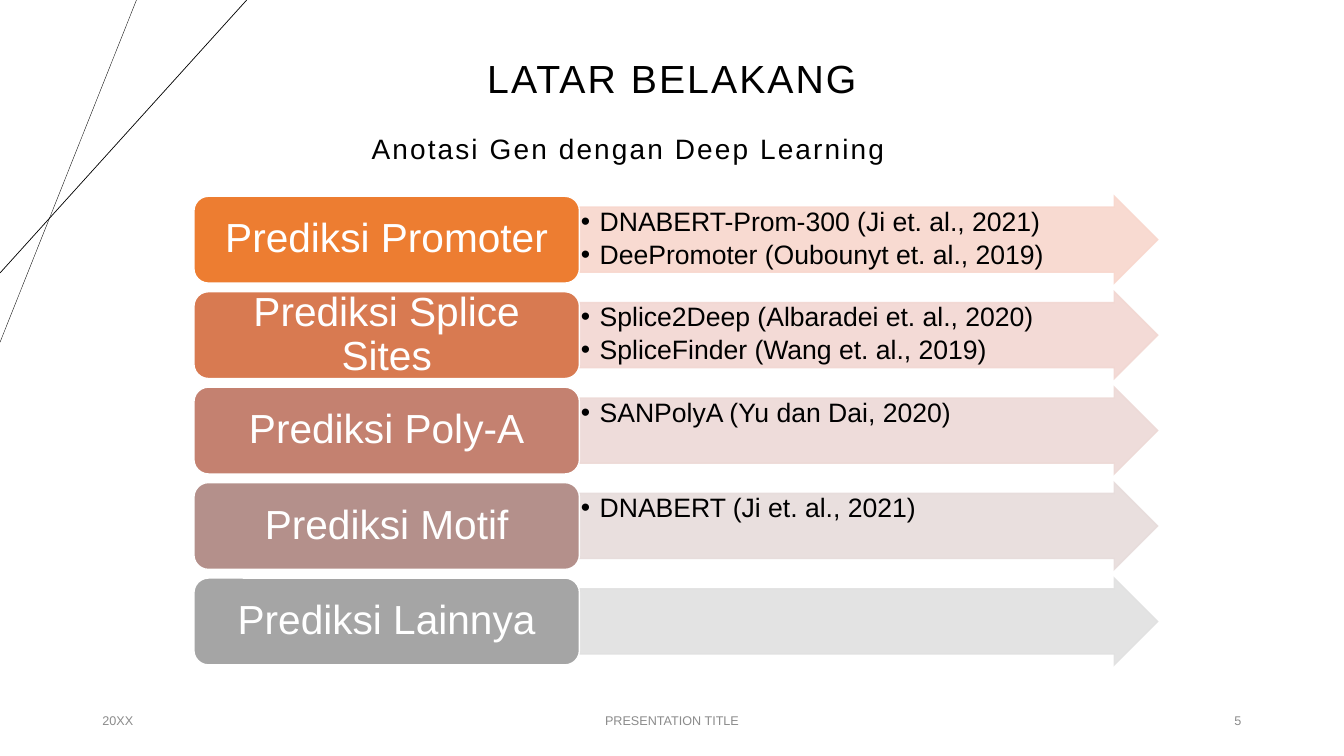
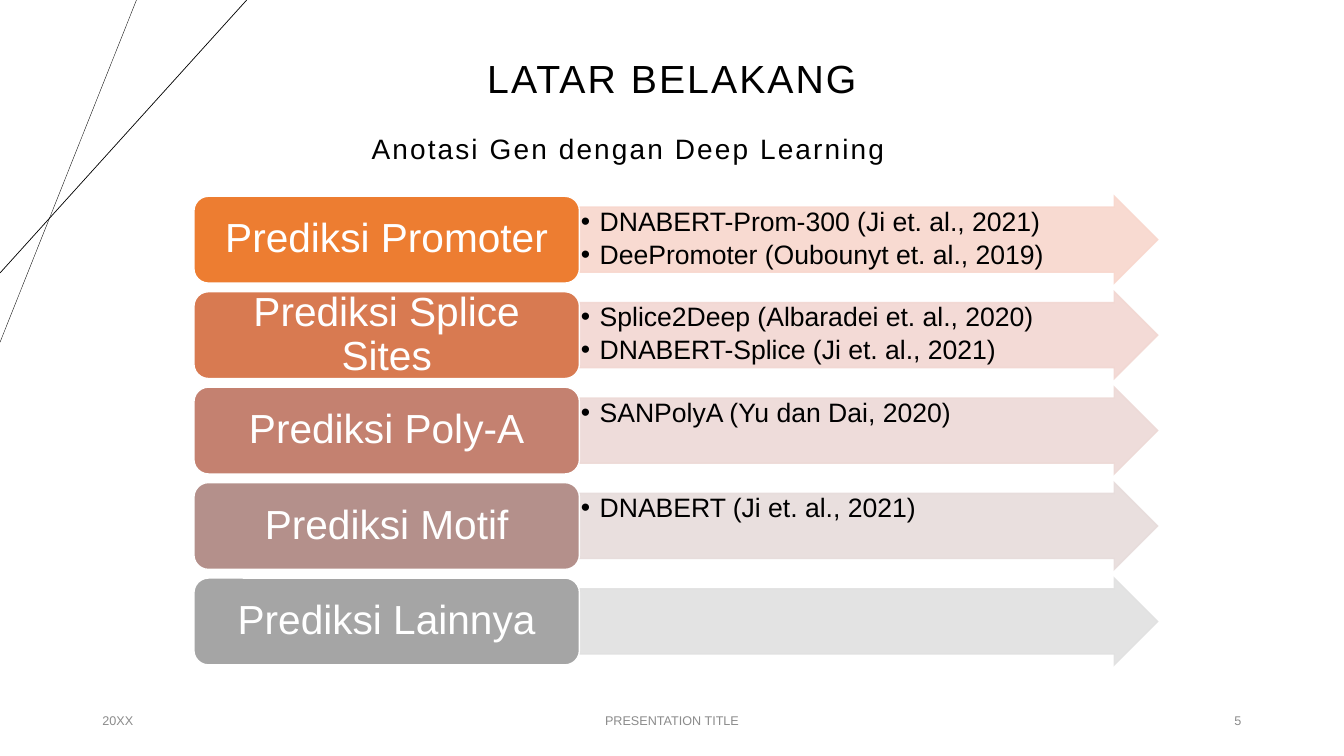
Before and after one commit to anwari32/IF5099-Metode-Penelitian, a slide deck: slide 5 of proposals/v2/Penerapan Multitask Learning dan BERT untuk Prediksi Splice.pptx. Drawn at 1344x756 pixels with LibreOffice and Linux fonts; fonts in the diff are those of the drawing. Boxes give left, top, right and bottom in pixels: in the first picture for what was removed or moved away, otherwise in the second. Text is boxed around its words. In the diff, an @@ line names an element or a change of style, - is before the commit and + after.

```diff
--- a/proposals/v2/Penerapan Multitask Learning dan BERT untuk Prediksi Splice.pptx
+++ b/proposals/v2/Penerapan Multitask Learning dan BERT untuk Prediksi Splice.pptx
@@ text at (x1=600, y1=339, x2=996, y2=365): text changed @@
-  • SpliceFinder (Wang et. al., 2019)
+  • DNABERT-Splice (Ji et. al., 2021)
```
Also in this commit, not shown: 10 other slides changed, 16 slides added, 1 slide removed, 7 other files.
